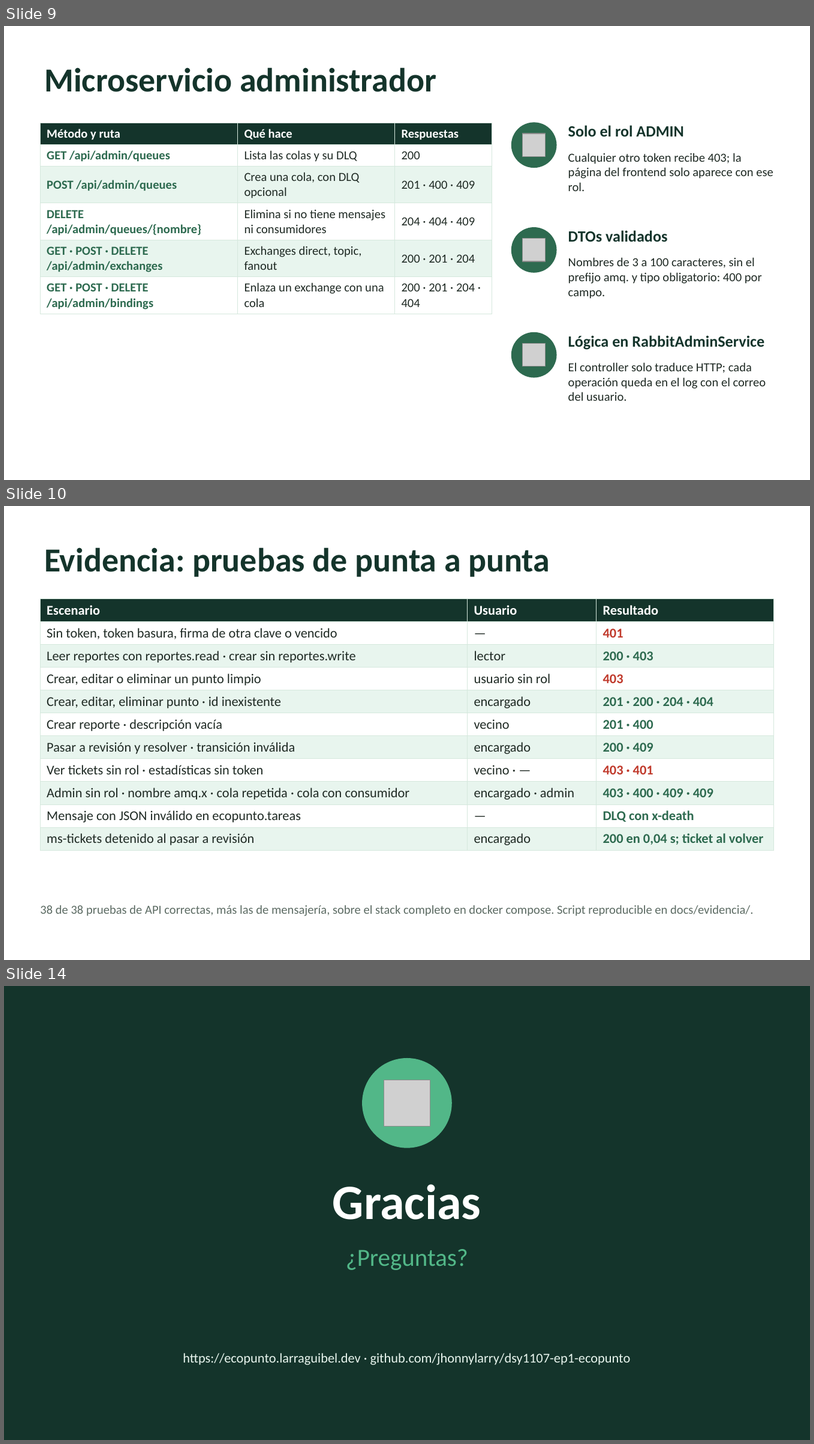
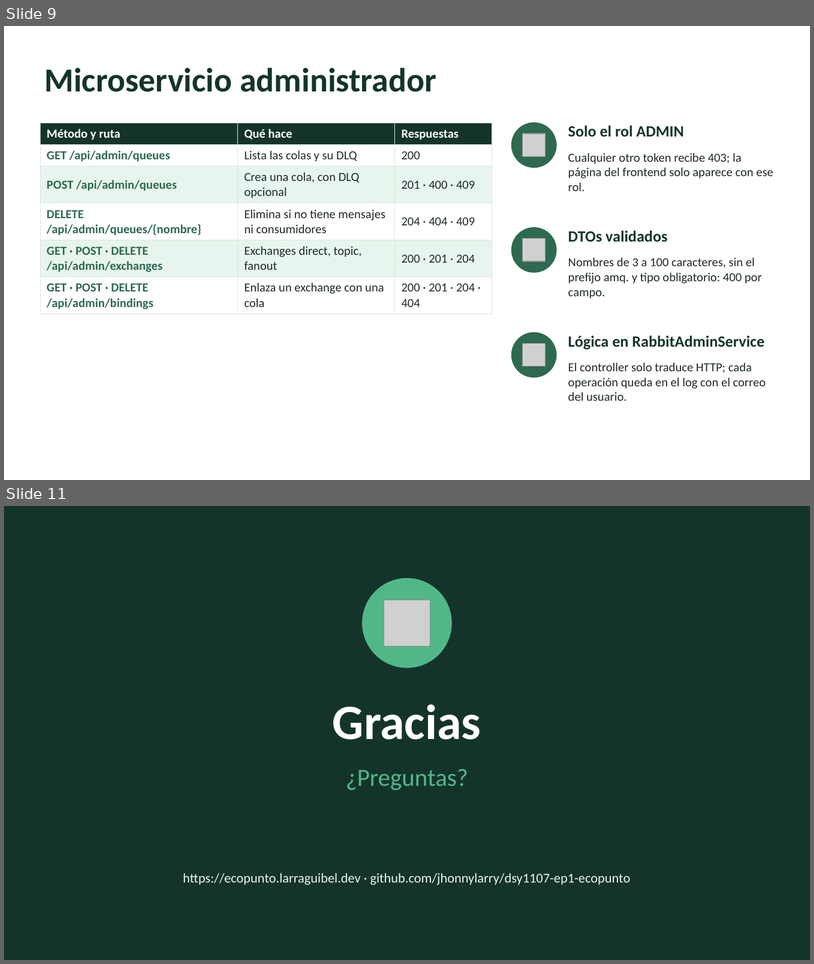
Before and after one commit to jhonnylarry/dsy1107-ep1-ecopunto, a slide deck: docs/presentacion/EcoPunto-EP4.pptx. Shown one above the other, each under a label of ours: slides 9, 10 and 14 before the commit, slides 9 and 11 after it; the slides between them are not shown. The pictures are 814x1444 and 814x964 pixels, drawn with LibreOffice and Linux fonts; fonts in the diff are those of the drawing; grey boxes stand for pictures. Boxes give left, top, right and bottom in pixels: in the first picture for what was removed or moved away, otherwise in the second. Text is boxed around its words. In the diff, an @@ line names an element or a change of style, - is before the commit and + after.

Commit message:
docs: reordena la presentación EP4 y actualiza el guion
- Nueva diapositiva de arquitectura y despliegue en AWS con la topología
- Se quitan las diapositivas de evidencia y de despliegue (la evidencia está en docs/evidencia)
- Demo con la validación del JWT en el API Gateway (401, 200 y 403)
- Guion con enfoque en justificar decisiones y notas del orador actualizadas

```diff
--- a/docs/presentacion/EcoPunto-EP4.pptx
+++ b/docs/presentacion/EcoPunto-EP4.pptx
@@ slide 10 removed at (4, 506, 810, 960), background #FFFFFF @@
@@ text removed at (44, 547, 550, 577) @@
-Evidencia: pruebas de punta a punta
@@ table removed at (40, 599, 774, 847), 11 rows, 3 columns @@
-Escenario | Usuario | Resultado
-Sin token, token basura, firma de otra clave o vencido | — | 401
-Leer reportes con reportes.read · crear sin reportes.write | lector | 200 · 403
-Crear, editar o eliminar un punto limpio | usuario sin rol | 403
-Crear, editar, eliminar punto · id inexistente | encargado | 201 · 200 · 204 · 404
-Crear reporte · descripción vacía | vecino | 201 · 400
-Pasar a revisión y resolver · transición inválida | encargado | 200 · 409
-Ver tickets sin rol · estadísticas sin token | vecino · — | 403 · 401
-Admin sin rol · nombre amq.x · cola repetida · cola con consumidor | encargado · admin | 403 · 400 · 409 · 409
-Mensaje con JSON inválido en ecopunto.tareas | — | DLQ con x-death
-ms-tickets detenido al pasar a revisión | encargado | 200 en 0,04 s; ticket al volver
@@ text removed at (40, 904, 753, 916) @@
-38 de 38 pruebas de API correctas, más las de mensajería, sobre el stack completo en docker compose. Script reproducible en docs/evidencia/.
@@ what was slide 14 is now slide 11 @@
```
Also in this commit, not shown: 2 slides changed, 2 other slides removed, 1 other file.
